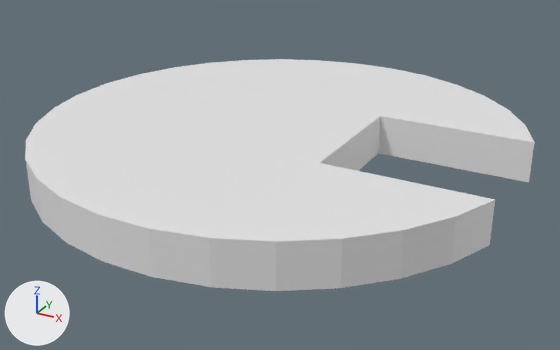
The FBX model Assets/Alex/FBX/lid.fbx, before and after one commit.
Before and after are seen from a camera (50 mm lens) standing at (0.638, -2.498, 1.047) and looking at (-0.784, 0.086, -0.245). The axes (+X, +Y, +Z) are drawn at lower left. The lights are the same throughout.

Before the edit, the objects in view are built like this:
```python
me_circle = bpy.data.meshes.new('Circle')
me_circle.from_pydata(...)  # 286 vertices, 303 faces; spans x -1.01..0.94, y -1.32..0.67, z 1.54..1.71
ob_circle = bpy.data.objects.new('Circle', me_circle)
ob_circle.location = (-0.788, 0.451, -1.749)
```
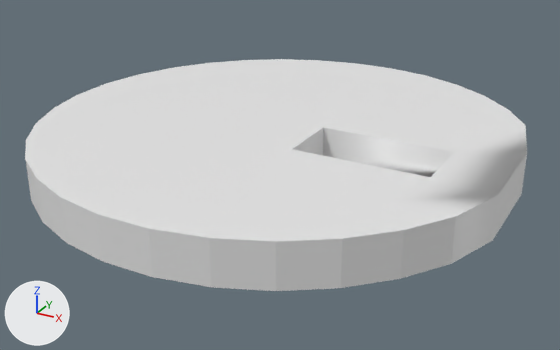
The newer file is also turned or shifted as a whole; pictures and numbers use the older file's frame.

Location of each change, (x1, y1, x2, y2) in pixels of the pictures (560 x 350 px):
'Circle', reshaped
    before: (25, 59, 535, 291)
    after: (25, 59, 527, 291)
part 1 of me_circle, built on
    before: (153, 84, 535, 264)
    after: (153, 84, 527, 264)

The change, as a list of edits to the scene's bpy script:
```text
Change me_circle:
    used by ob_circle; location = (-0.788, 0.451, -1.749)
    remove me_circle.from_pydata(...)  # 286 vertices, 303 faces; spans x -1.01..0.94, y -1.32..0.67, z 1.54..1.71
    add me_circle.from_pydata(...)  # 286 vertices, 307 faces; spans x -1.01..0.94, y -1.32..0.67, z 1.54..1.71
    me_circle part 1
    16 vertices in x -0.02..0.31, y -0.62..-0.04, z 1.54..1.71 move by (-0.15, 0.0, 0.0)
    10 vertices in x -0.12..-0.02, y -0.62..-0.04, z 1.54..1.71 move by (-0.14, 0.0, 0.0)
    16 vertices move from x 0.31..0.94, y -0.62..-0.04, z 1.54..1.71 to x 0.16..0.94, y -0.58..-0.16, z 1.54..1.71
    4 new faces join them
```
